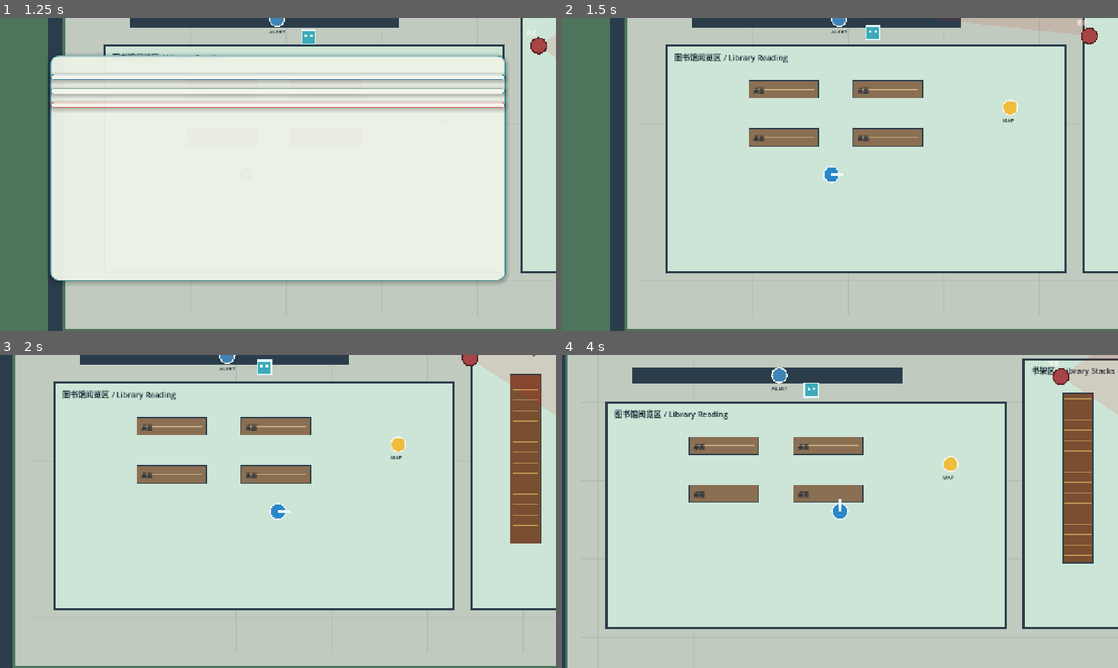
Above: before the commit, frames 1-4 (two rows, left to right).
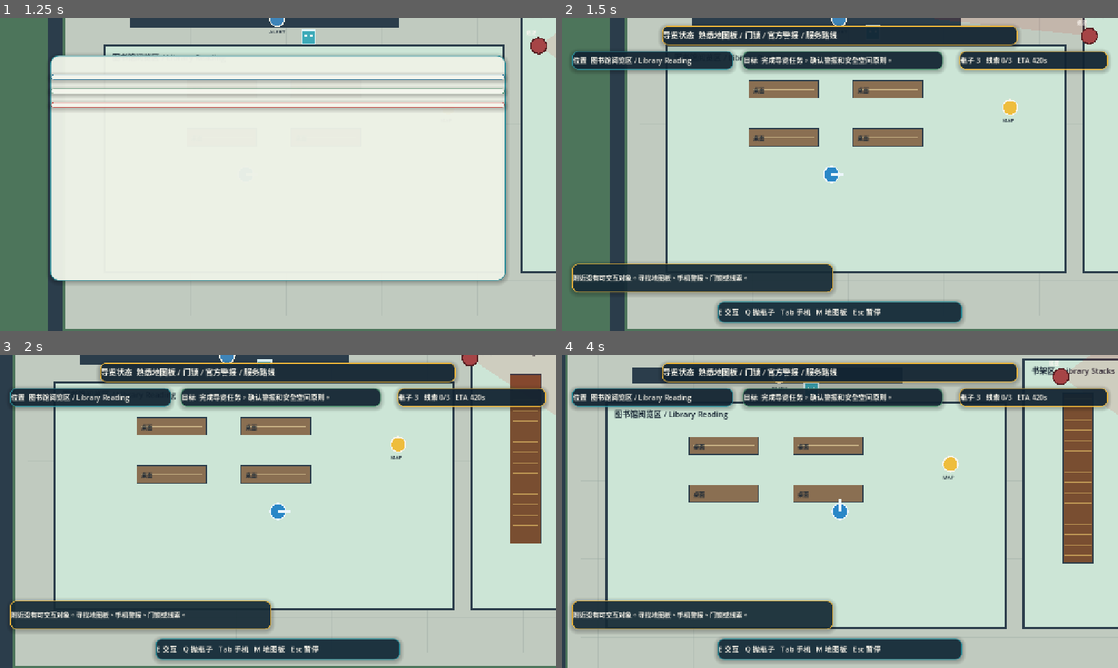
Above: after the commit, the same moments.

Repository: BugMax2007/Campus-Shield
Game: Godot game, scene res://scenes/Main.tscn
The game is run twice, just before and just after one commit, with the same random seed, the same clock (stepped at 60 frames per second) and the same inputs.
Inputs:
- Up to frame 1 (1.25 s): click "开始游戏 / Start" at 0.5 s
- Up to frame 2 (1.5 s): tap Enter at 1.25 s; hold D (move_right) from 1.28 s (still down); hold E (interact) from 1.28 s (still down)
- Up to frame 3 (2 s): keep holding D (move_right); keep holding E (interact); tap Space at 1.52 s
- Up to frame 4 (4 s): release D (move_right) at 2.03 s; release E (interact) at 2.03 s; hold S (move_down) 2.03-2.78 s; tap Tab (open_phone) at 2.1 s; tap Space at 2.27, 2.75, 3.77 s; hold D (move_right) 2.78-3.53 s; hold Q (throw_item) 2.78-3.53 s; tap Enter at 3.5, 3.6 s; hold W (move_up) from 3.53 s (still down)

Frame 1 is identical in both runs. In frame 2, 19% of the frame differs, in the area x 1-99%, y 2-99%; in frame 3, 19%; in frame 4, 18%.

Commit message:
Fix Godot HUD chip visibility

Diff:
--- a/godot/scripts/ui/UIRouter.gd
+++ b/godot/scripts/ui/UIRouter.gd
@@ -34,6 +34,7 @@
 var status_label: Label
 var alert_label: Label
 var interaction_label: Label
+var toast_panel: PanelContainer
 var phone_timeline_label: Label
 var phone_side_label: Label
 var map_route_label: Label
@@ -126,10 +127,14 @@
 
 func toast(message: String) -> void:
 	toast_label.text = message
+	toast_panel.visible = true
 	toast_label.visible = true
 	var tween: Tween = create_tween()
 	tween.tween_interval(4.0)
-	tween.tween_callback(func() -> void: toast_label.visible = false)
+	tween.tween_callback(func() -> void:
+		toast_label.visible = false
+		toast_panel.visible = false
+	)
 
 
 func _hide_all() -> void:
@@ -188,7 +193,8 @@
 	status_label = _hud_chip("StatusChip", Rect2(0.715, 0.105, 0.267, 0.060), NAVY, YELLOW, 16)
 	interaction_label = _hud_chip("ActionBar", Rect2(0.28, 0.905, 0.44, 0.068), Color8(20, 43, 57, 238), TEAL, 17)
 	toast_label = _hud_chip("ToastTray", Rect2(0.018, 0.785, 0.47, 0.092), Color8(22, 43, 54, 232), YELLOW, 15)
-	toast_label.visible = false
+	toast_panel = _chip_panel(toast_label)
+	toast_panel.visible = false
 	root.add_child(hud_panel)
 
 
@@ -429,6 +435,7 @@
 
 func _hud_chip(node_name: String, anchors: Rect2, fill: Color, accent: Color, font_size: int) -> Label:
 	var panel: PanelContainer = _panel(node_name, anchors, fill, accent)
+	panel.visible = true
 	panel.add_theme_stylebox_override("panel", _style_box(fill, accent, 14, 2))
 	var margin_node: MarginContainer = _margin_container(10)
 	var label: Label = _label("", font_size, Color8(248, 247, 238))
@@ -443,6 +450,10 @@
 	return label
 
 
+func _chip_panel(label: Label) -> PanelContainer:
+	return label.get_parent().get_parent() as PanelContainer
+
+
 func _style_box(fill: Color, border: Color, radius: int = 16, border_width: int = 2) -> StyleBoxFlat:
 	var style: StyleBoxFlat = StyleBoxFlat.new()
 	style.bg_color = fill
--- a/godot/tools/ui_layout_check.gd
+++ b/godot/tools/ui_layout_check.gd
@@ -23,6 +23,7 @@
 			await process_frame
 			_check_visible_controls(ui.root, screen, resolution)
 			if screen in ["gameplay", "alert"]:
+				_check_hud_visible(ui, screen, resolution)
 				_check_hud_overlap(ui, screen, resolution)
 		ui.queue_free()
 		await process_frame
@@ -90,3 +91,12 @@
 		for j: int in range(i + 1, rects.size()):
 			if (rects[i]["rect"] as Rect2).intersects(rects[j]["rect"] as Rect2):
 				failures.append("%s HUD overlap at %s: %s vs %s" % [screen, str(resolution), rects[i]["name"], rects[j]["name"]])
+
+
+func _check_hud_visible(ui, screen: String, resolution: Vector2i) -> void:
+	var visible_chips: int = 0
+	for child: Node in ui.hud_panel.get_children():
+		if child is Control and (child as Control).visible:
+			visible_chips += 1
+	if visible_chips < 4:
+		failures.append("%s HUD has only %d visible chips at %s" % [screen, visible_chips, str(resolution)])
